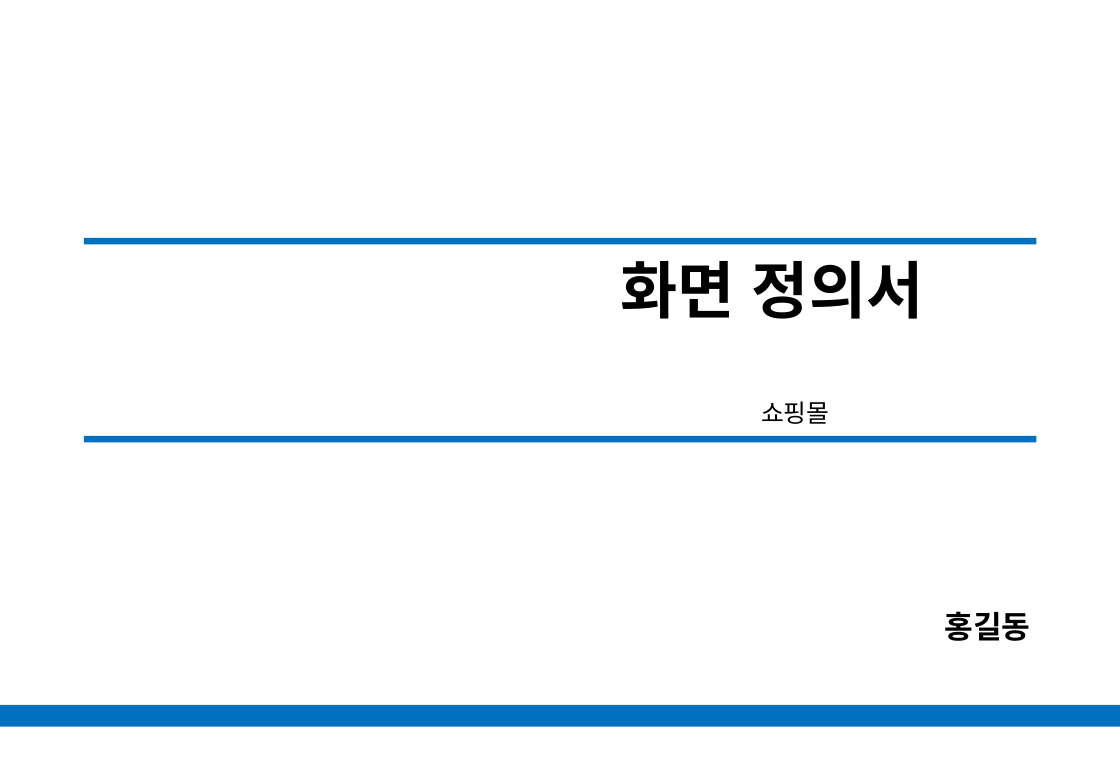
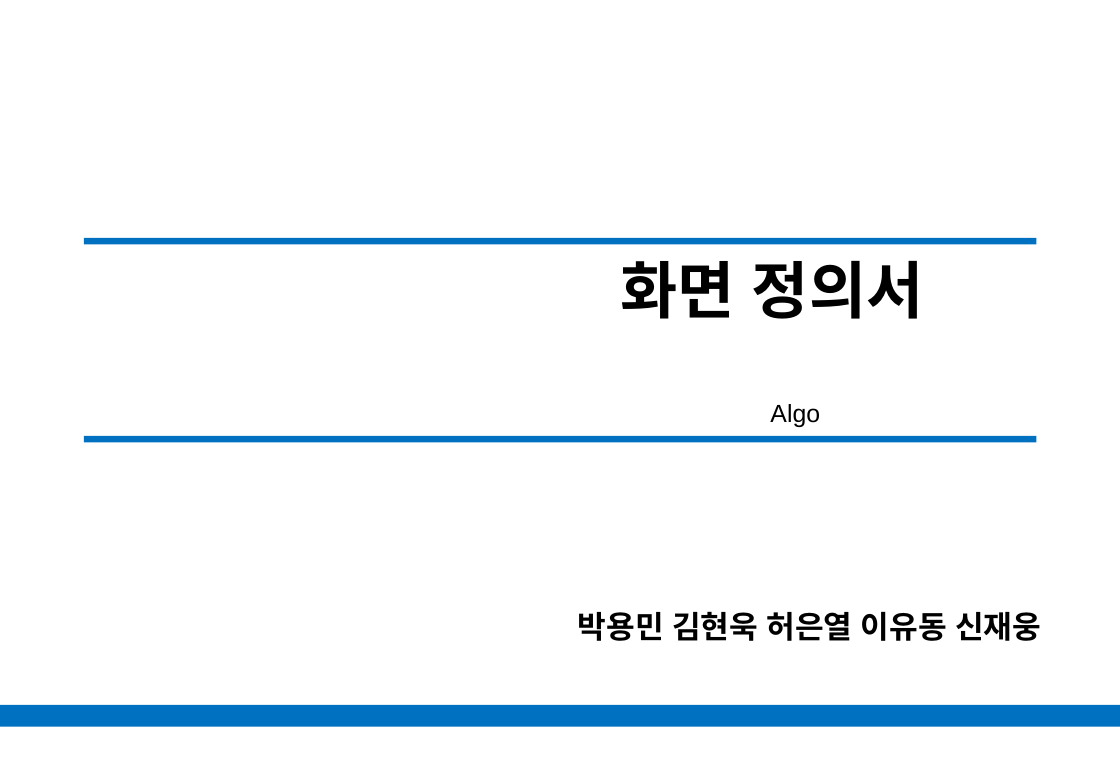
Before and after one commit to Uginim/JavaSWEngineeringCourse, a slide deck: slide 1 of documents/팀프로젝트/화면설계/화면정의서_200304_1528.pptx. Drawn at 1120x775 pixels with LibreOffice and Linux fonts; fonts in the diff are those of the drawing. Boxes give left, top, right and bottom in pixels: in the first picture for what was removed or moved away, otherwise in the second. Text is boxed around its words. In the diff, an @@ line names an element or a change of style, - is before the commit and + after.

```diff
--- a/documents/팀프로젝트/화면설계/화면정의서_200304_1528.pptx
+++ b/documents/팀프로젝트/화면설계/화면정의서_200304_1528.pptx
@@ text at (770, 404, 820, 427): text changed @@
-쇼핑몰
+Algo
@@ subtitle at (578, 611, 1041, 641): text changed @@
-홍길동
+박용민 김현욱 허은열 이유동 신재웅
```
Also in this commit, not shown: 4 other slides changed, 1 slide added, 1 slide removed, 4 other files.
